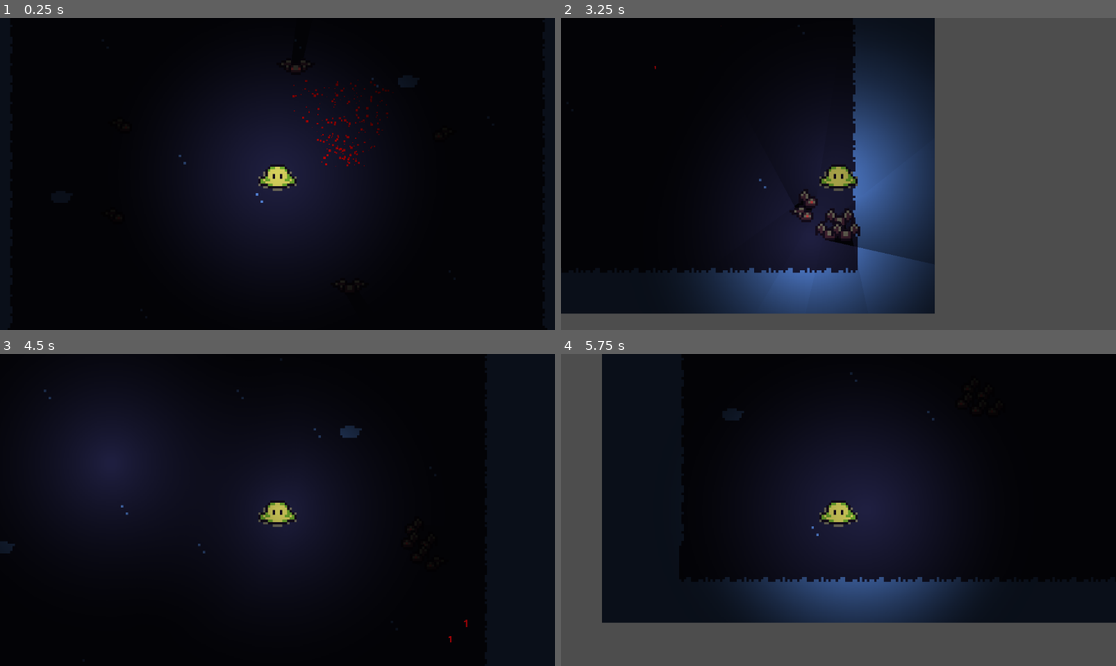
Above: before the commit, frames 1-4 (two rows, left to right).
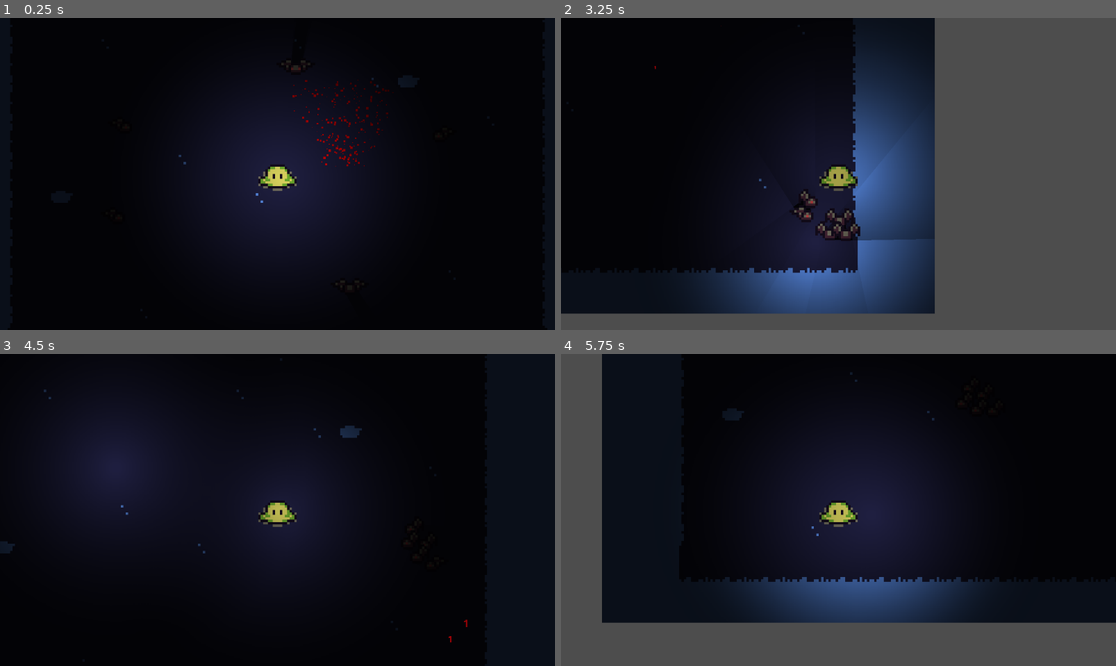
Above: after the commit, the same moments.

Repository: 10Goody12/Light-Based-Dungeon-Crawler
Game: Godot game, scene res://Scenes/main.tscn
Same seed, same stepped clock (60 frames per second), same inputs: the game is played once before the commit and once after it.
Inputs (mouse positions are in pixels of both pictures, inside the frame that each line leads up to):
- Up to frame 1 (0.25 s): no input
- Up to frame 2 (3.25 s): move the mouse to (960, 158) at 0.52 s; hold D (move_right) 0.53-1.28 s; move the mouse to (727, 189) at 1.27 s; hold S (move_down) 1.28-2.03 s; move the mouse to (894, 105) at 2.02 s; hold D (move_right) 2.03-2.78 s; move the mouse to (810, 236) at 2.77 s; hold W (move_up) from 2.78 s (still down)
- Up to frame 3 (4.5 s): move the mouse to (444, 556) at 3.52 s; release W (move_up) at 3.53 s; hold A (move_left) from 3.53 s (still down); move the mouse to (111, 463) at 4.27 s
- Up to frame 4 (5.75 s): move the mouse to (866, 510) at 5.02 s; release A (move_left) at 5.03 s; hold S (move_down) from 5.03 s (still down)

The runs differ from the first frame. In frame 2, 0.6% of the frame differs, in the area x 41-66%, y 60-79%; in frame 3, less than 0.1%; in frame 4, less than 0.1%.

Commit message:
Messed around with cursor particles and lightswords. Added hitsound volume parameter.

Diff:
--- /dev/null
+++ b/Scenes/cpu_particles_2d.gd
@@ -0,0 +1,11 @@
+extends CPUParticles2D
+
+@onready var shader_mat = material as ShaderMaterial
+
+func on_mouse_moved(angle, speed):
+	rotation = -atan2(angle[0], angle[1])
+
+	shader_mat.set_shader_parameter("cursor_speed", speed)
+
+func _on_light_sword_per_process(in_pos: Variant, cursor_speed: Variant) -> void:
+	on_mouse_moved(in_pos, cursor_speed)
--- /dev/null
+++ b/Scenes/light_sword.gdshader
@@ -0,0 +1,51 @@
+shader_type canvas_item;
+
+/*
+Attach to GPUParticles2D or CPUParticles2D.
+Use a soft white oval or gradient texture, additive blend, glow ON.
+Enable “Align Y to Velocity” in process material.
+*/
+
+uniform float cursor_speed : hint_range(0.0, 1.0) = 0.0; // set from script
+
+uniform float hue_shift_speed : hint_range(0.0, 5.0) = 1.0;
+uniform float trail_hue_scale : hint_range(0.0, 0.01) = 0.002;
+uniform float stretch_factor  : hint_range(1.0, 5.0) = 2.0;
+uniform float fade_power      : hint_range(0.5, 4.0) = 2.0;
+uniform float brightness      : hint_range(0.0, 2.0) = 1.2;
+uniform float saturation      : hint_range(0.0, 1.0) = 1.0;
+
+uniform float base_stretch = 1.5;
+uniform float max_extra_stretch = 3.0;
+
+void vertex() {
+    // stretch along velocity direction (Align Y to Velocity must be enabled)
+    float dynamic_stretch = base_stretch + cursor_speed * max_extra_stretch * 0.001;
+	VERTEX.y *= dynamic_stretch;
+}
+
+void fragment() {
+    vec4 tex = texture(TEXTURE, UV);
+
+    // fade alpha toward tail
+    tex.a *= pow(1.0 - UV.y, fade_power);
+
+    // Compute a rainbow gradient that flows along screen-space
+    float hue = mod(TIME * hue_shift_speed + SCREEN_UV.x * trail_hue_scale, 1.0);
+
+    // HSV -> RGB
+    float h6 = hue * 6.0;
+    float c = brightness * saturation;
+    float x = c * (1.0 - abs(mod(h6, 2.0) - 1.0));
+    vec3 rgb;
+    if (h6 < 1.0) rgb = vec3(c, x, 0.0);
+    else if (h6 < 2.0) rgb = vec3(x, c, 0.0);
+    else if (h6 < 3.0) rgb = vec3(0.0, c, x);
+    else if (h6 < 4.0) rgb = vec3(0.0, x, c);
+    else if (h6 < 5.0) rgb = vec3(x, 0.0, c);
+    else rgb = vec3(c, 0.0, x);
+    float m = brightness - c;
+    rgb += vec3(m);
+
+    COLOR = vec4(rgb, tex.a);
+}
--- a/Scenes/light_sword.tscn
+++ b/Scenes/light_sword.tscn
@@ -1,7 +1,10 @@
-[gd_scene load_steps=8 format=3 uid="uid://be763vwsw412y"]
+[gd_scene load_steps=12 format=3 uid="uid://be763vwsw412y"]
 
 [ext_resource type="Texture2D" uid="uid://cyljc5f3wdk0d" path="res://GFX/light_sword_test.png" id="1_fjwkt"]
 [ext_resource type="Script" uid="uid://ddjvjp4uin6d4" path="res://Scripts/light_sword.gd" id="1_gwfeh"]
+[ext_resource type="Shader" uid="uid://bs8cfny2qwblj" path="res://Scenes/light_sword.gdshader" id="3_1jnj3"]
+[ext_resource type="Script" uid="uid://cvxfx8xfrih2u" path="res://Scenes/cpu_particles_2d.gd" id="4_arakq"]
+[ext_resource type="Texture2D" uid="uid://8uyn8tahdk46" path="res://GFX/sword_sprite_3.png" id="4_cbbyl"]
 
 [sub_resource type="Gradient" id="Gradient_7n8p5"]
 colors = PackedColorArray(1, 1, 1, 1, 0, 0, 0, 0)
@@ -31,12 +34,25 @@
 [sub_resource type="CircleShape2D" id="CircleShape2D_fjwkt"]
 radius = 4.0
 
+[sub_resource type="ShaderMaterial" id="ShaderMaterial_arakq"]
+shader = ExtResource("3_1jnj3")
+shader_parameter/cursor_speed = 0.0
+shader_parameter/hue_shift_speed = 1.5
+shader_parameter/trail_hue_scale = 0.002
+shader_parameter/stretch_factor = 2.0
+shader_parameter/fade_power = 2.0
+shader_parameter/brightness = 1.0
+shader_parameter/saturation = 1.0
+shader_parameter/base_stretch = 1.5
+shader_parameter/max_extra_stretch = 3.0
+
 [node name="LightSword" type="Node2D" groups=["LightSword"]]
 script = ExtResource("1_gwfeh")
 
 [node name="PointLight2D" type="PointLight2D" parent="."]
 z_index = -5
 texture_filter = 1
+position = Vector2(2, 2)
 scale = Vector2(0.5, 0.5)
 blend_mode = 2
 range_layer_min = -15
@@ -60,4 +76,27 @@
 [node name="CollisionShape2D" type="CollisionShape2D" parent="CollisionHitbox"]
 shape = SubResource("CircleShape2D_fjwkt")
 
+[node name="CPUParticles2D" type="CPUParticles2D" parent="."]
+visible = false
+material = SubResource("ShaderMaterial_arakq")
+scale = Vector2(0.1, 0.1)
+amount = 1000
+texture = ExtResource("4_cbbyl")
+lifetime = 20.0
+speed_scale = 64.0
+fixed_fps = 60
+particle_flag_align_y = true
+direction = Vector2(0, -0.01)
+spread = 0.0
+gravity = Vector2(0, 0)
+initial_velocity_min = 0.1
+initial_velocity_max = 0.1
+angle_min = -360.0
+angle_max = 360.0
+split_scale = true
+scale_curve_x = null
+scale_curve_y = null
+script = ExtResource("4_arakq")
+
+[connection signal="per_process" from="." to="CPUParticles2D" method="_on_light_sword_per_process"]
 [connection signal="body_entered" from="CollisionHitbox" to="." method="_on_collision_hitbox_body_entered"]
--- a/Scripts/light_sword.gd
+++ b/Scripts/light_sword.gd
@@ -3,9 +3,29 @@
 @export_range(0, 2500, 0.1) var damage : float = 1.0
 @onready var light_sword = get_tree().get_first_node_in_group("LightSword")
 
+var last_pos = Vector2(0,0)
+var particle_direction
+var cursor_speed
+
+@onready var particles
+
+signal per_process(in_pos, cursor_speed)
+
+#func _ready() -> void:
+	#particles = $CPUParticles2D
+
 func _process(delta: float) -> void:
+	#await get_tree().process_frame
+
+	particle_direction = get_global_mouse_position() - last_pos
+
+	cursor_speed = (get_global_mouse_position() - last_pos).length() / max(delta, 0.0001)
+
+	emit_signal("per_process", particle_direction, cursor_speed)
+	#print(particle_direction)
+
 	position = get_global_mouse_position()
-	light_sword.position = position
+	last_pos = position
 
 func _on_collision_hitbox_body_entered(target: Node2D) -> void:
 	#print("Collision detected between the cursor and: ", str(body))
--- a/Scripts/sound.gd
+++ b/Scripts/sound.gd
@@ -19,16 +19,17 @@
 	else:
 		print("Failed to open directory: ", folder_path)
 
-func play(file_path):
+func play(file_path, decibel_diff):
 	var player = AudioStreamPlayer.new()
 	player.stream = load(file_path)
 	player.finished.connect(func(): player.queue_free())
 	add_child(player)
+	player.volume_db -= decibel_diff
 	player.play()
 
 func play_random_hit():
 	if hit_sound_names.size() > 0:
 		var random_file = hit_sound_names.pick_random()
-		play(random_file)
+		play(random_file, 30)
 	else:
 		print("No hit sounds found to play!")
--- a/damage_counter.gd
+++ b/damage_counter.gd
@@ -44,14 +44,14 @@
 	if float(damage_dealt) == int(damage_dealt):
 		var damage_dealt_as_int = int(damage_dealt)
 		damage_dealt = damage_dealt_as_int
-		print("Damage dealt: ", damage_dealt, "\nDamage as int: ", int(damage_dealt))
+		#print("Damage dealt: ", damage_dealt, "\nDamage as int: ", int(damage_dealt))
 
 	counter_text = str(damage_dealt)
 	label.text = counter_text_prefix + counter_text + counter_text_suffix
 	label.add_theme_font_size_override("normal_font_size", font_size)
 	label.add_theme_color_override("default_color", label_colour)
 	float_counter = 0.0
-	print("Damage Counter spawned: ", str(self))
+	#print("Damage Counter spawned: ", str(self))
 
 
 func _process(delta: float) -> void:
Binary file added: GFX/sword_sprite.png
Not shown, added: GFX/sword_sprite.png.import
Binary file added: GFX/sword_sprite_3.png
Not shown, added: GFX/sword_sprite_3.png.import
Binary file added: GFX/sword_swprite_2.png
Not shown, added: GFX/sword_swprite_2.png.import
Not shown, added: Scenes/cpu_particles_2d.gd.uid
Not shown, added: Scenes/light_sword.gdshader.uid
